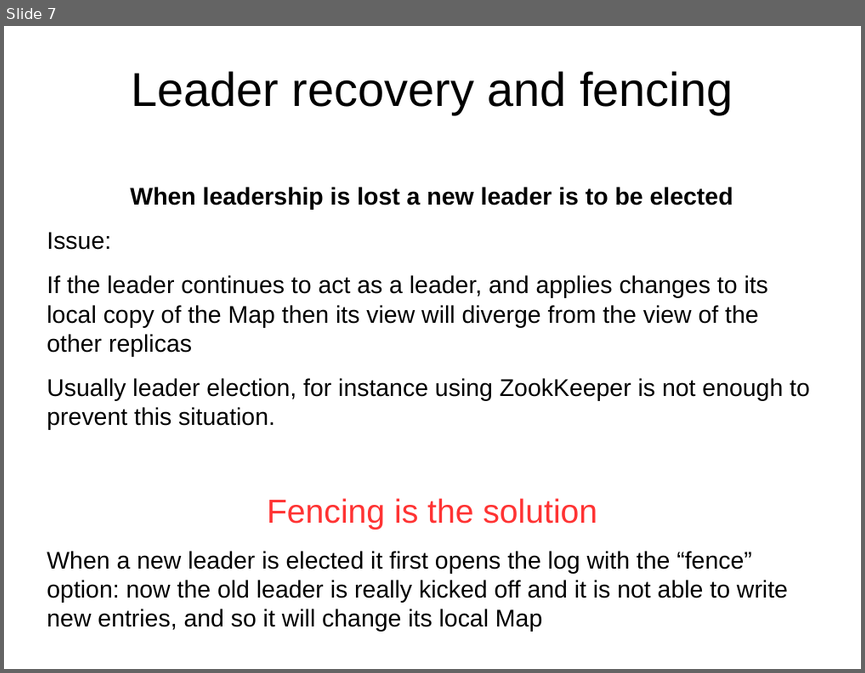
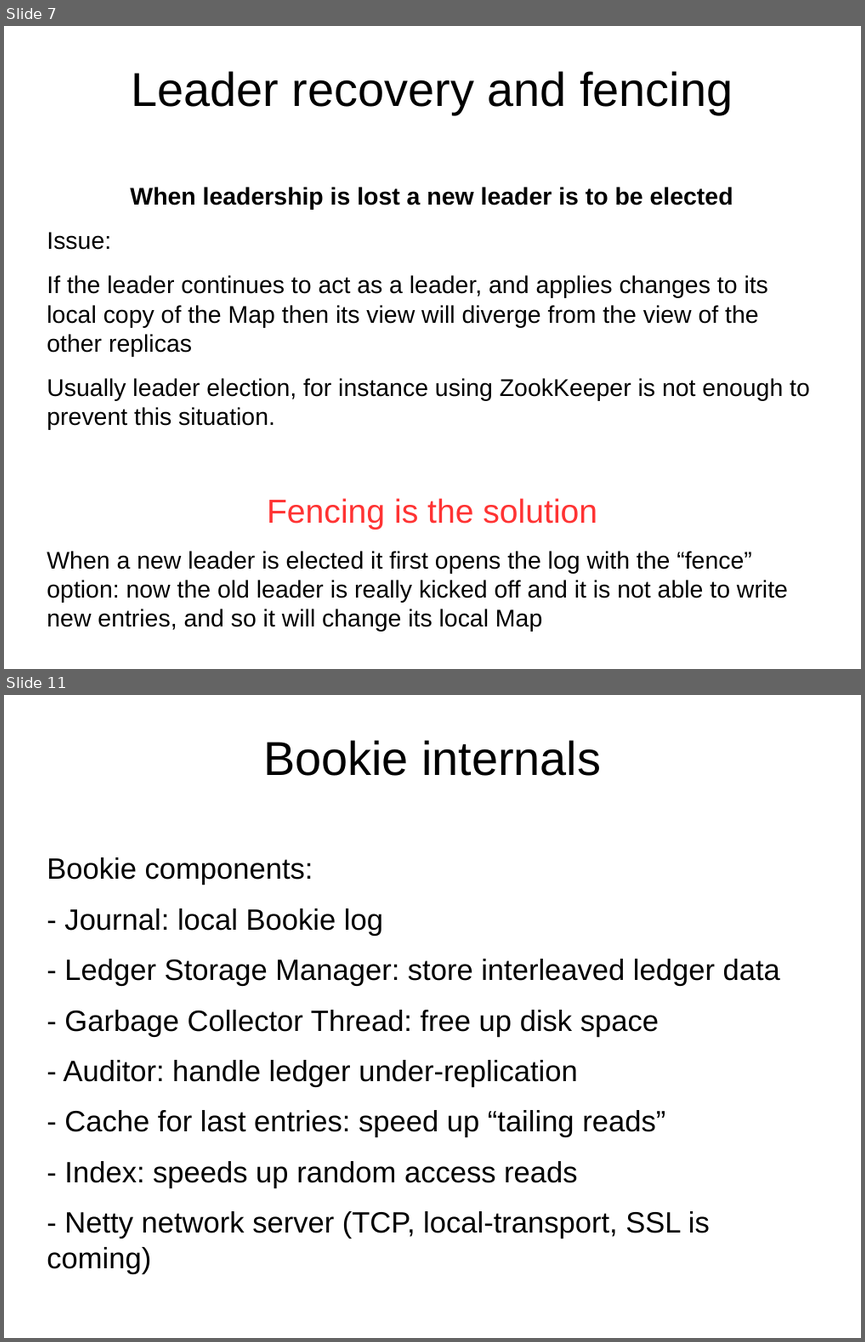
Before and after one commit to diennea/majordodo, a slide deck: docs/apacheconeurope2016.odp. Shown one above the other, each under a label of ours: slide 7 before the commit, slides 7 and 11 after it; the slides between them are not shown. The pictures are 865x673 and 865x1342 pixels, drawn with LibreOffice and Linux fonts; fonts in the diff are those of the drawing; background and template pictures are left out. Boxes give left, top, right and bottom in pixels: in the first picture for what was removed or moved away, otherwise in the second. Text is boxed around its words. In the diff, an @@ line names an element or a change of style, - is before the commit and + after.

```diff
--- a/docs/apacheconeurope2016.odp
+++ b/docs/apacheconeurope2016.odp
@@ slide 11 added at bbox=[4, 695, 861, 1338], background picture (left out) @@
@@ title added at bbox=[263, 740, 601, 776], 44 pt, text #000000 @@
+Bookie internals
@@ text added at bbox=[46, 857, 780, 1238], 27.2 pt, text #000000 @@
+Bookie components:
+- Journal: local Bookie log
+- Ledger Storage Manager: store interleaved ledger data
+- Garbage Collector Thread: free up disk space
+- Auditor: handle ledger under-replication
+- Cache for last entries: speed up “tailing reads”
+- Index: speeds up random access reads
+- Netty network server (TCP, local-transport, SSL is coming)
```
Also in this commit, not shown: 7 slides changed, 5 other slides added, 1 other file.
